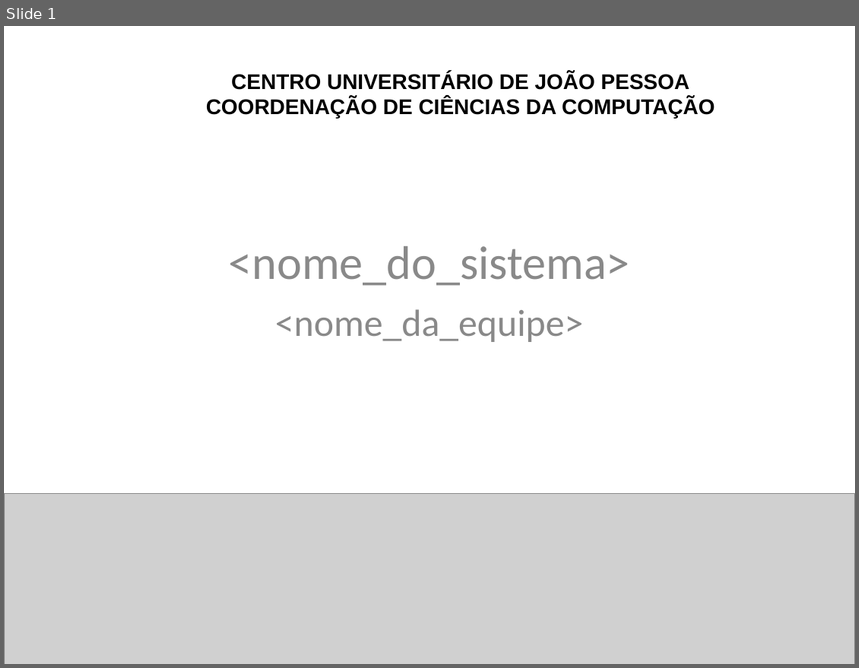
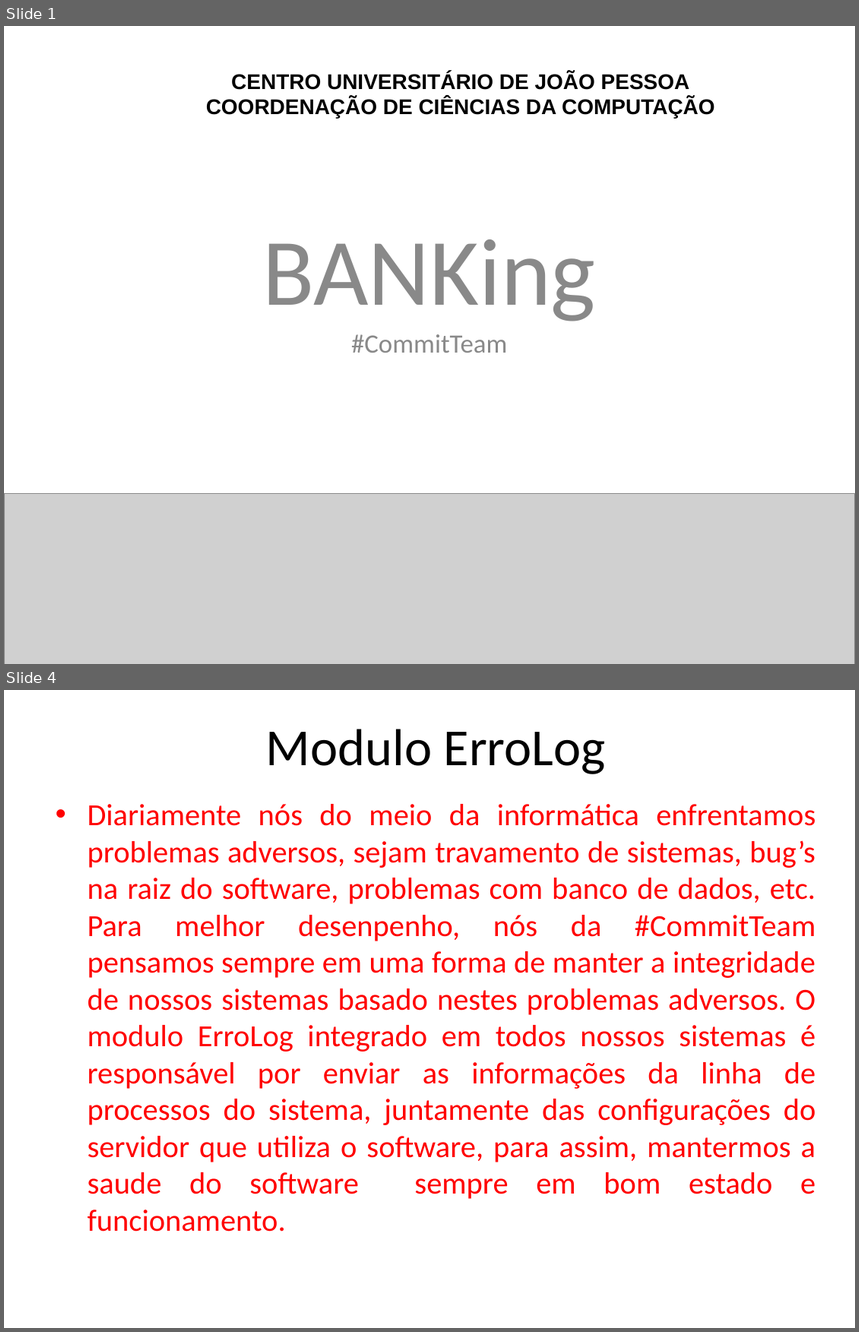
Before and after one commit to ArthurSilvestre/BancoCentral, a slide deck: documents/Modelo apresentação Projetão.ppt. Shown one above the other, each under a label of ours: slide 1 before the commit, slides 1 and 4 after it; the slides between them are not shown. The pictures are 859x668 and 859x1332 pixels, drawn with LibreOffice and Linux fonts; fonts in the diff are those of the drawing; grey boxes stand for pictures; background and template pictures are left out. Boxes give left, top, right and bottom in pixels: in the first picture for what was removed or moved away, otherwise in the second. Text is boxed around its words. In the diff, an @@ line names an element or a change of style, - is before the commit and + after.

Commit message:
Versão: 2.01.01 Titulo: Desenvolvimento do modulo de lançamento de movimento.
Descrição:
	-  br.unipe.cc.mlpIII.ui.gui: Modulo criado para gerenciar o controle
de movimentos, seja de credito ou debito, sobre as contas cadastradas no
sistema. Arquivo responsável pelo modulo:
		- TelaLancamentos.java.

	-  Documents: Arquivo 'Modelo apresentação Projetão.ppt'
disponibilizado para a apresentação do projeto.

	-  br.unipe.cc.mlpIII.util: alteração do nome contido no envio de email
de 'Banco Central' para 'BANKing'.

```diff
--- a/documents/Modelo apresentação Projetão.ppt
+++ b/documents/Modelo apresentação Projetão.ppt
@@ slide 4 added at (x1=4, y1=690, x2=855, y2=1328), background #FFFFFF @@
@@ title added at (x1=266, y1=729, x2=606, y2=774), 44 pt, text #000000 @@
+Modulo ErroLog
@@ text added at (x1=88, y1=804, x2=816, y2=1232), 26 pt, text #FF0000 @@
+• Diariamente nós do meio da informática enfrentamos problemas adversos, sejam travamento de sistemas, bug’s na raiz do software, problemas com banco de dados, etc. Para melhor desenpenho, nós da #CommitTeam pensamos sempre em uma forma de manter a integridade de nossos sistemas basado nestes problemas adversos. O modulo ErroLog integrado em todos nossos sistemas é responsável por enviar as informações da linha de processos do sistema, juntamente das configurações do servidor que utiliza o software, para assim, mantermos a saude do software sempre em bom estado e funcionamento.
@@ slide 1 changed as well @@
@@ text at (x1=263, y1=240, x2=596, y2=353): text changed; size 40 to 22.4 pt @@
-<nome_do_sistema>
-<nome_da_equipe>
+BANKing
+#CommitTeam
```
Also in this commit, not shown: 2 other slides added, 3 slides removed, 6 other files.
